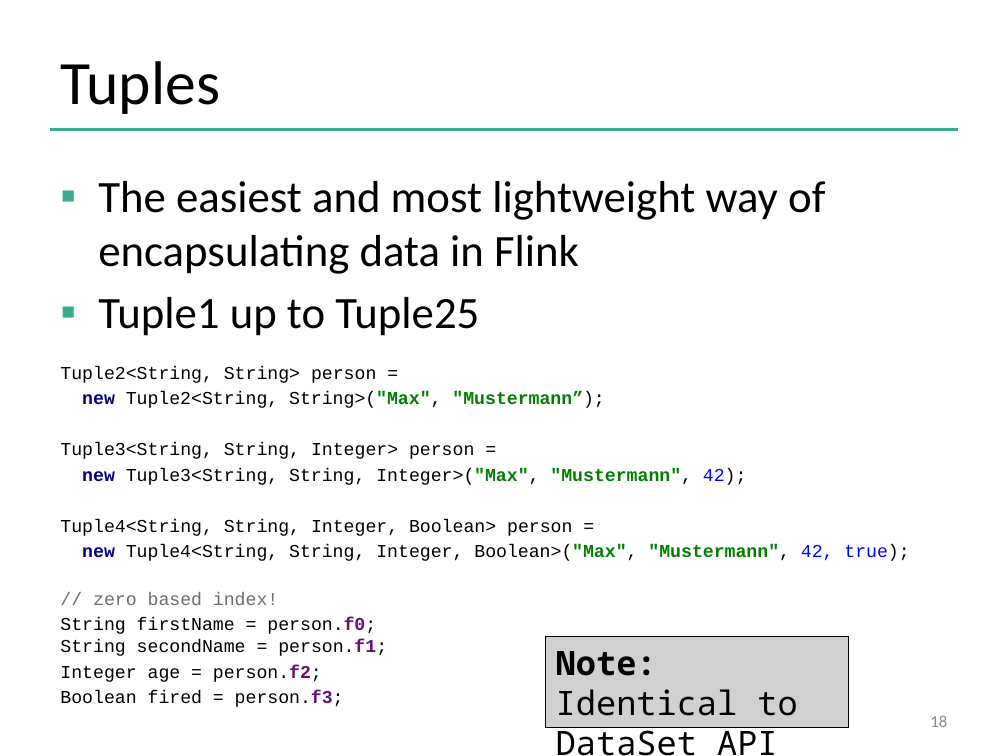
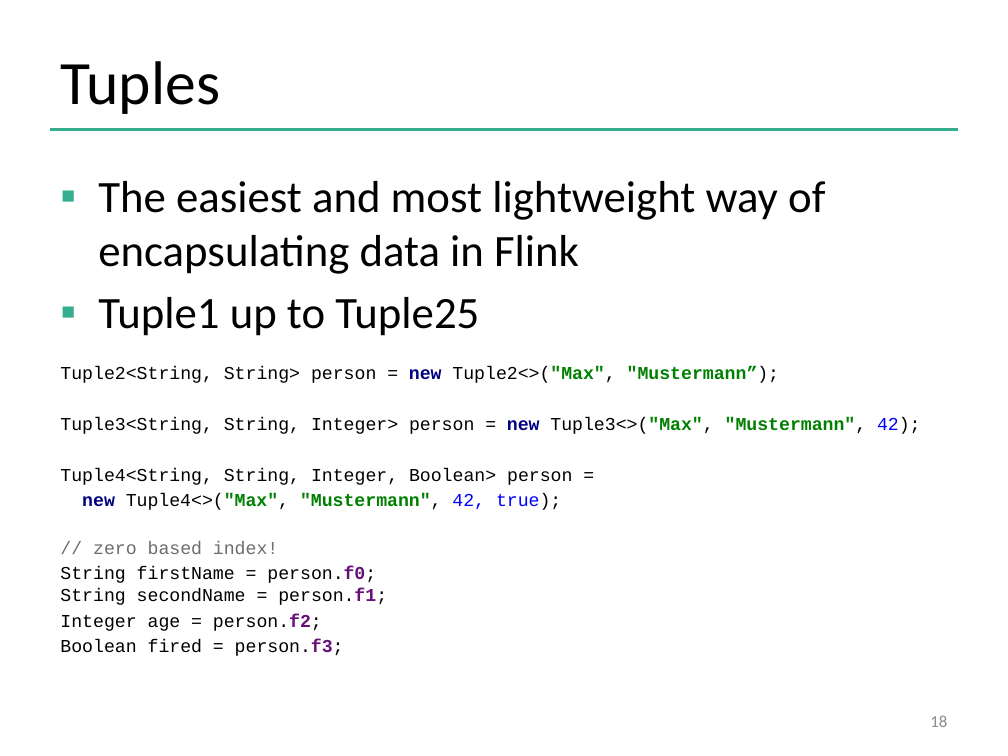
Before and after one commit to dataArtisans/flink-training-web, a slide deck: slide 18 of slides/flink_stream_basics.pptx. Drawn at 1008x756 pixels with LibreOffice and Linux fonts; fonts in the diff are those of the drawing; grey boxes stand for pictures; background and template pictures are left out. Boxes give left, top, right and bottom in pixels: in the first picture for what was removed or moved away, otherwise in the second. Text is boxed around its words. In the diff, an @@ line names an element or a change of style, - is before the commit and + after.

```diff
--- a/slides/flink_stream_basics.pptx
+++ b/slides/flink_stream_basics.pptx
@@ text at (60,366,921,434): text changed @@
-Tuple2<String, String> person =
-new Tuple2<String, String>("Max", "Mustermann”);
-Tuple3<String, String, Integer> person =
-new Tuple3<String, String, Integer>("Max", "Mustermann", 42);
+Tuple2<String, String> person = new Tuple2<>("Max", "Mustermann”);
+Tuple3<String, String, Integer> person = new Tuple3<>("Max", "Mustermann", 42);
@@ text at (82,494,561,510): text changed; text colour #000000 to #008000; bold on @@
-new Tuple4<String, String, Integer, Boolean>("Max", "Mustermann", 42, true);
+new Tuple4<>("Max", "Mustermann", 42, true);
@@ picture removed at (545,636,848,728) @@
-Note: Identical to DataSet API
```
Also in this commit, not shown: 19 other slides changed, 2 slides added, 3 other files.
